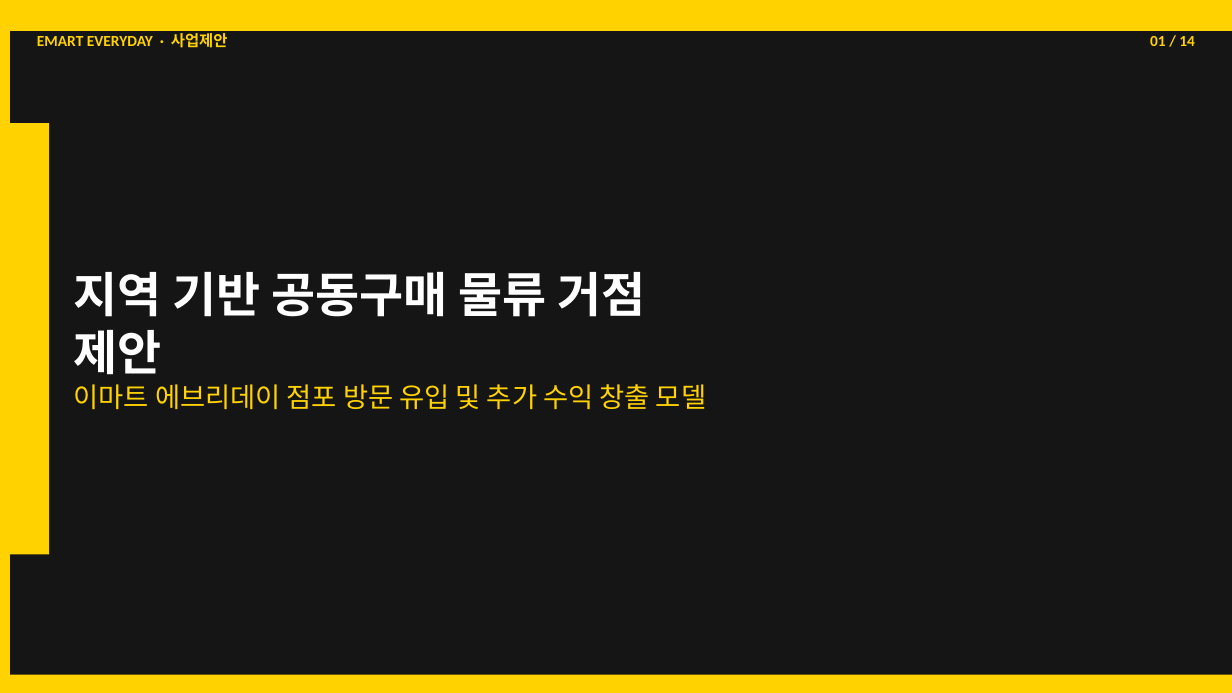
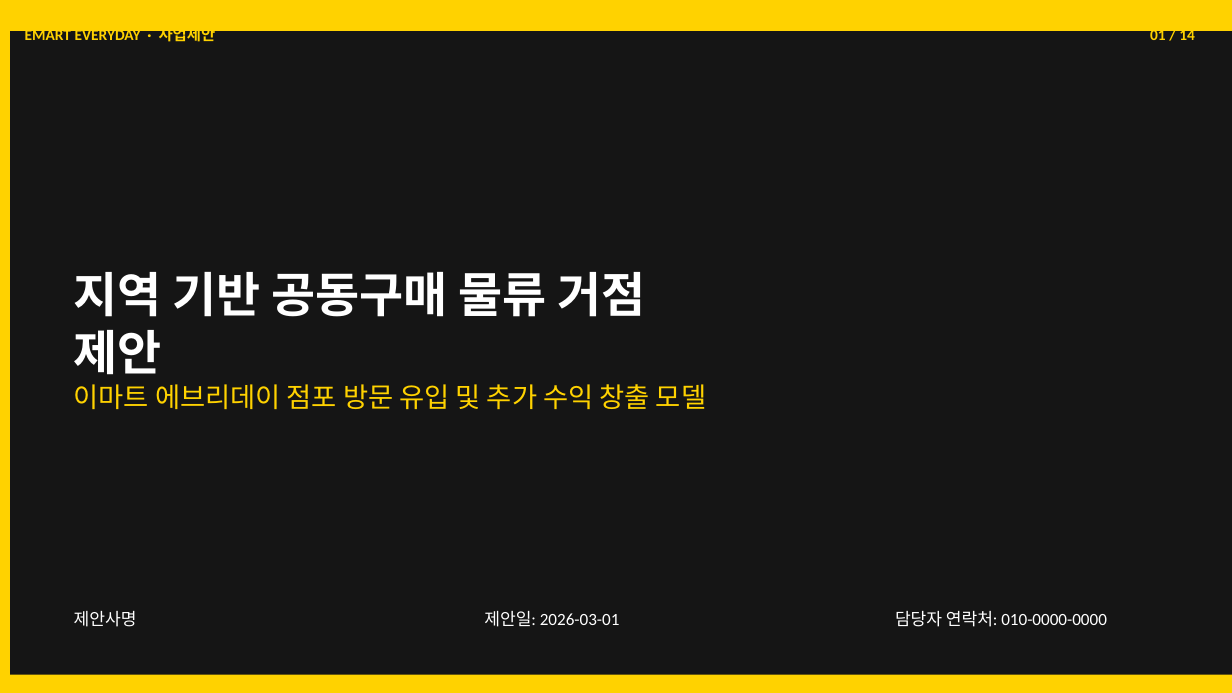
Before and after one commit to dhch777-maker/gagyebu, a slide deck: slide 1 of EMART/이마트에브리데이_사업제안서_v2_260301.pptx. Drawn at 1232x693 pixels with LibreOffice and Linux fonts; fonts in the diff are those of the drawing. Boxes give left, top, right and bottom in pixels: in the first picture for what was removed or moved away, otherwise in the second. Text is boxed around its words. In the diff, an @@ line names an element or a change of style, - is before the commit and + after.

```diff
--- a/EMART/이마트에브리데이_사업제안서_v2_260301.pptx
+++ b/EMART/이마트에브리데이_사업제안서_v2_260301.pptx
@@ text "EMART EVERYDAY · 사업제안": place and size @@
-text "EMART EVERYDAY · 사업제안" at [37, 30, 228, 48]
+text "EMART EVERYDAY · 사업제안" at [25, 24, 216, 44]
@@ text "01 / 14" rewrapped from [1150, 36, 1195, 46] to [1150, 26, 1195, 44] @@
@@ rectangle removed at [0, 123, 49, 554] @@
@@ text added at [74, 611, 137, 627], 10 pt, text #FFFFFF @@
+제안사명
@@ text added at [484, 611, 620, 627], 10 pt, text #FFFFFF @@
+제안일: 2026-03-01
@@ text added at [895, 611, 1107, 627], 10 pt, text #FFFFFF @@
+담당자 연락처: 010-0000-0000
```
Also in this commit, not shown: 13 other slides changed, 1 other file.
